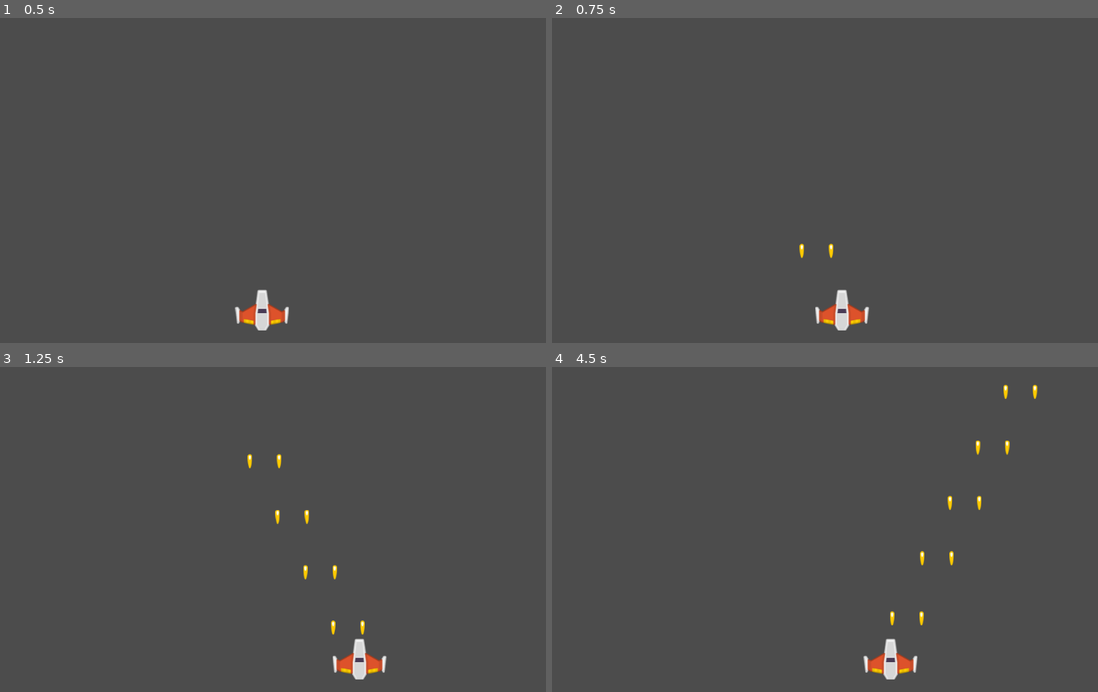
Above: before the commit, frames 1-4 (two rows, left to right).
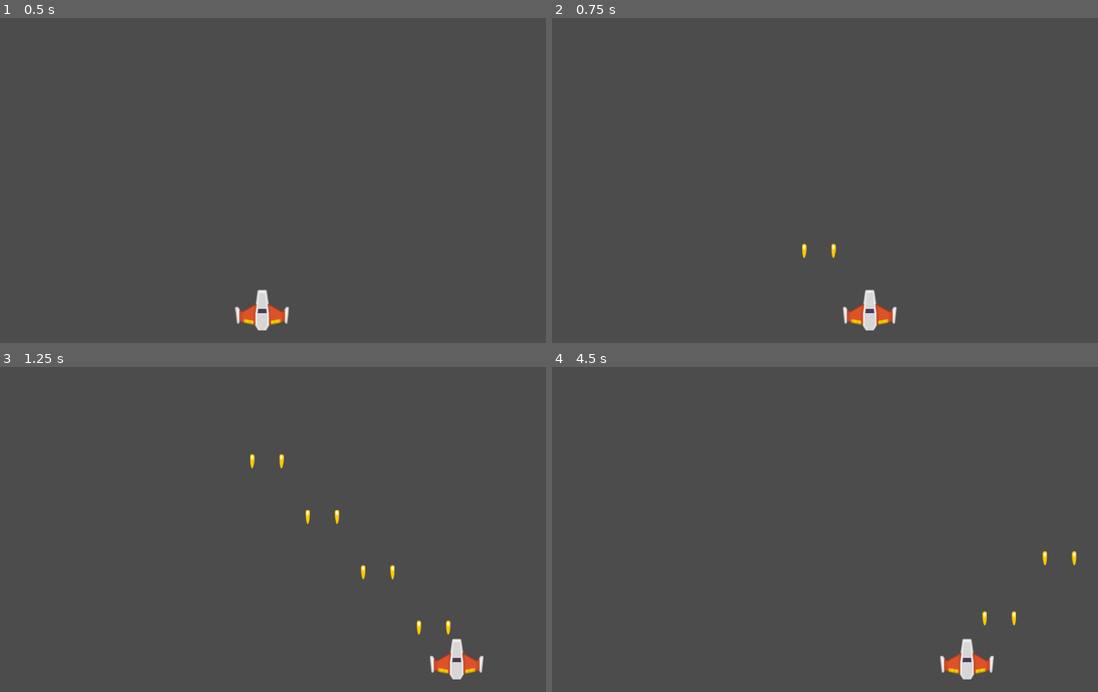
Above: after the commit, the same moments.

Repository: Met48/SHMUP
Game: Godot game, scene res://TestScene.tscn
Same seed, same stepped clock (60 frames per second), same inputs: the game is played once before the commit and once after it.
Inputs:
- Up to frame 1 (0.5 s): no input
- Up to frame 2 (0.75 s): tap Enter at 0.5 s; hold Right (ui_right) from 0.53 s (still down); hold Space (fire) from 0.53 s (still down)
- Up to frame 3 (1.25 s): keep holding Right (ui_right); keep holding Space (fire)
- Up to frame 4 (4.5 s): release Right (ui_right) at 1.28 s; release Space (fire) at 1.28 s; hold Down (ui_down) 1.28-2.03 s; tap Space (fire) at 1.35, 2.85, 4.35 s; hold Right (ui_right) 2.03-2.78 s; hold Space (fire) 2.03-2.78 s; hold Up (ui_up) 2.78-3.53 s; hold Space (fire) 3.53-4.28 s; hold Left (ui_left) from 3.53 s (still down)

Frame 1 is identical in both runs. In frame 2, 1.1% of the frame differs, in the area x 45-64%, y 69-97%; in frame 3, 1.7%; in frame 4, 1.7%, in the area x 56-97%, y 5-97%.

Commit message:
Change const Speed

Diff:
--- a/Player/Player.gd
+++ b/Player/Player.gd
@@ -1,6 +1,6 @@
 extends KinematicBody2D
 
-const SPEED = 256
+const SPEED = 512
 
 onready var Bullet = load("res://Player/Bullet.tscn")
 var cannons = []
